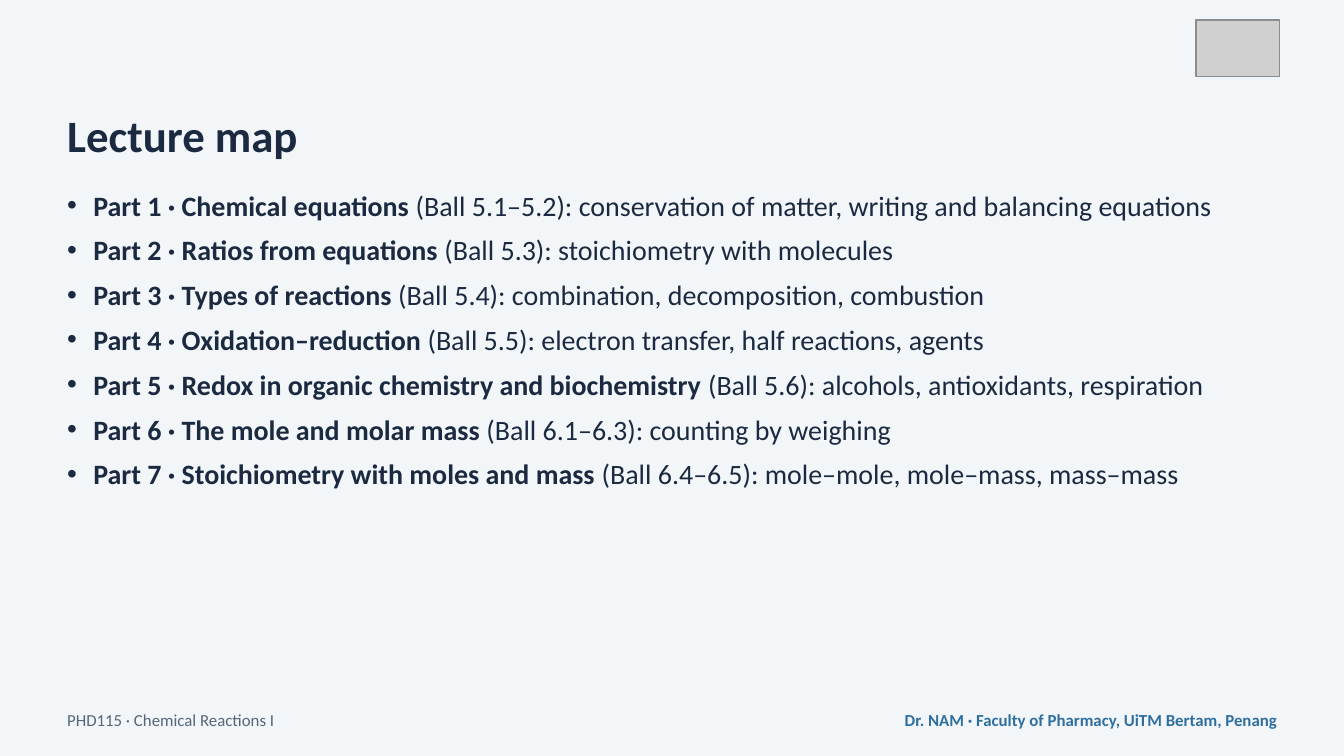
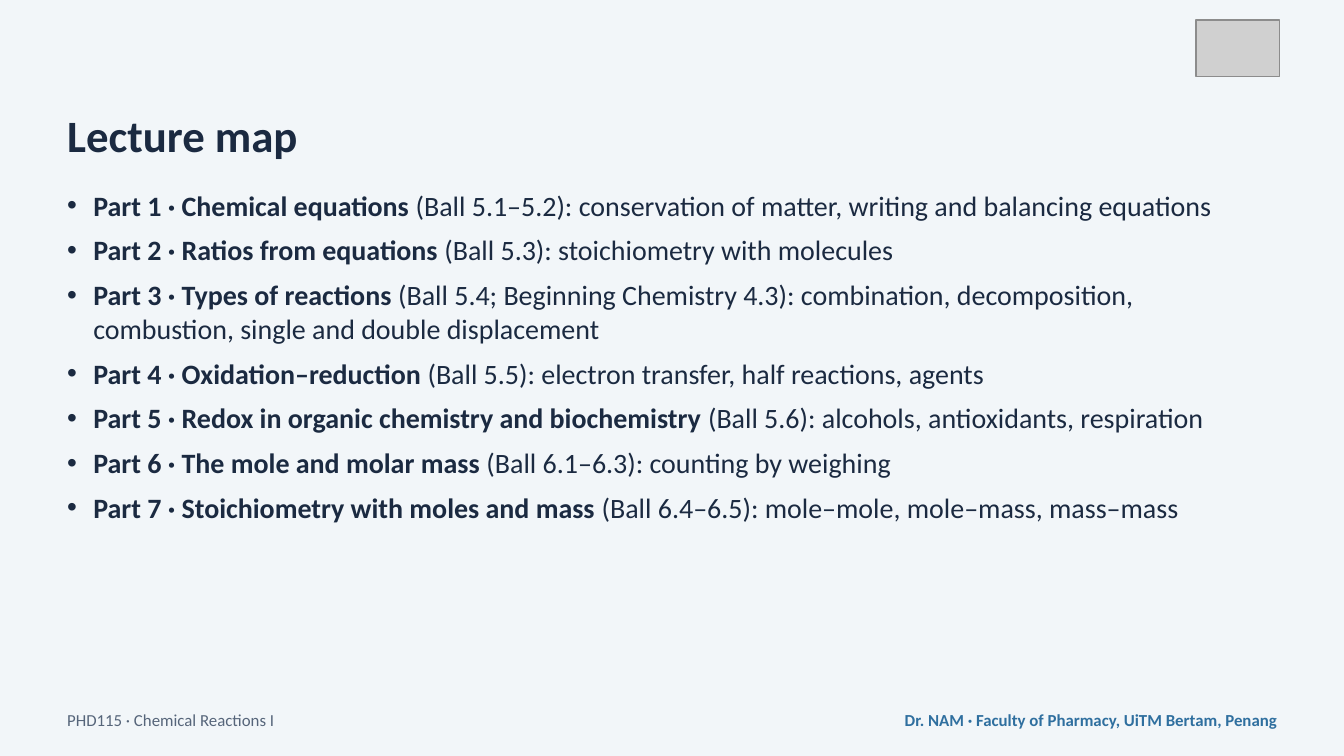
Before and after one commit to DrEnoun/phd115-nam, a slide deck: slide 3 of downloads/PHD115_ChemicalReactions1_Slides.pptx. Drawn at 1344x756 pixels with LibreOffice and Linux fonts; fonts in the diff are those of the drawing; grey boxes stand for pictures. Boxes give left, top, right and bottom in pixels: in the first picture for what was removed or moved away, otherwise in the second. Text is boxed around its words. In the diff, an @@ line names an element or a change of style, - is before the commit and + after.

```diff
--- a/downloads/PHD115_ChemicalReactions1_Slides.pptx
+++ b/downloads/PHD115_ChemicalReactions1_Slides.pptx
@@ text at box(93, 284, 1133, 344): text changed @@
-• Part 3 · Types of reactions (Ball 5.4): combination, decomposition, combustion
+• Part 3 · Types of reactions (Ball 5.4; Beginning Chemistry 4.3): combination, decomposition, combustion, single and double displacement
```
Also in this commit, not shown: 6 other slides changed, 11 slides added, 9 other files.
